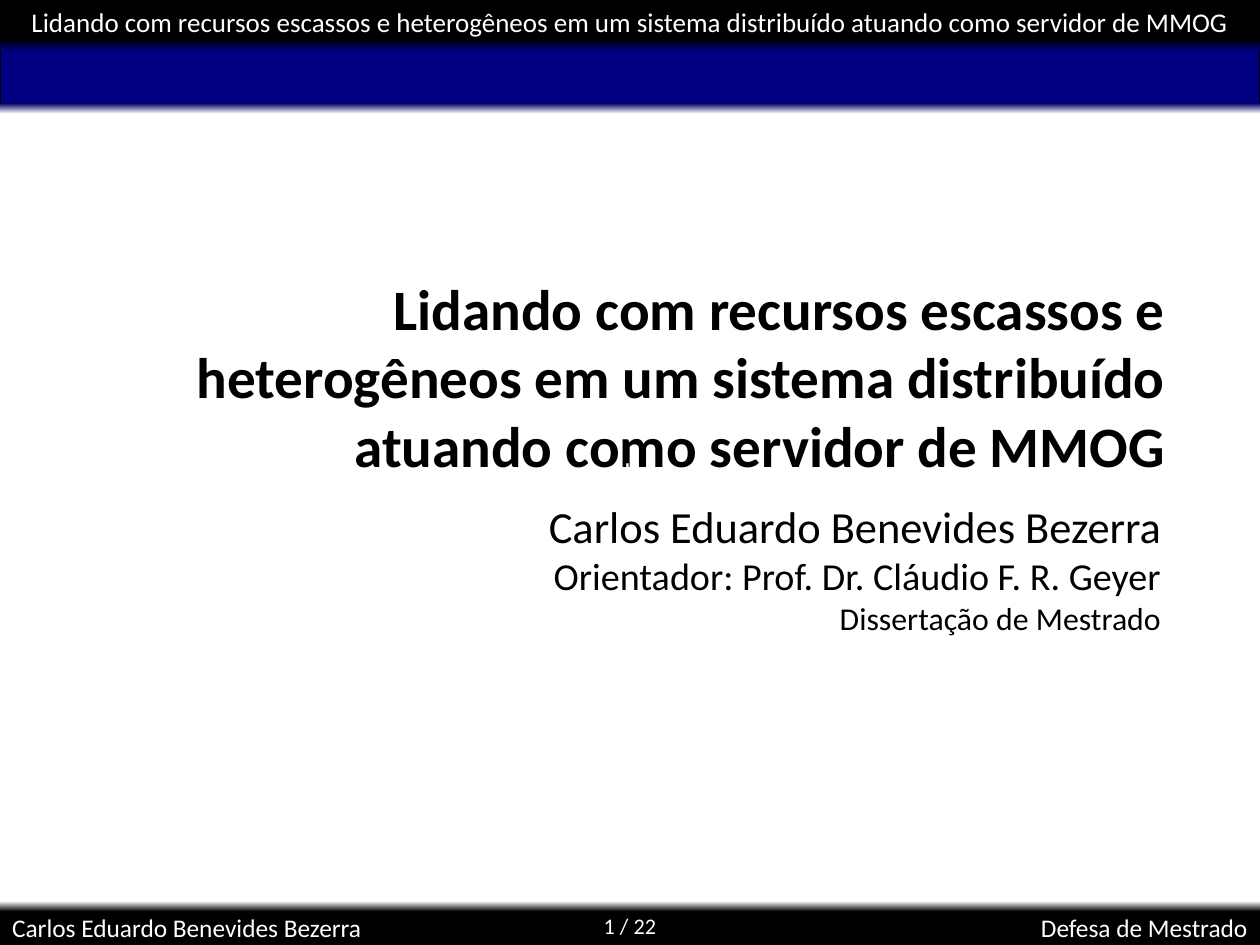
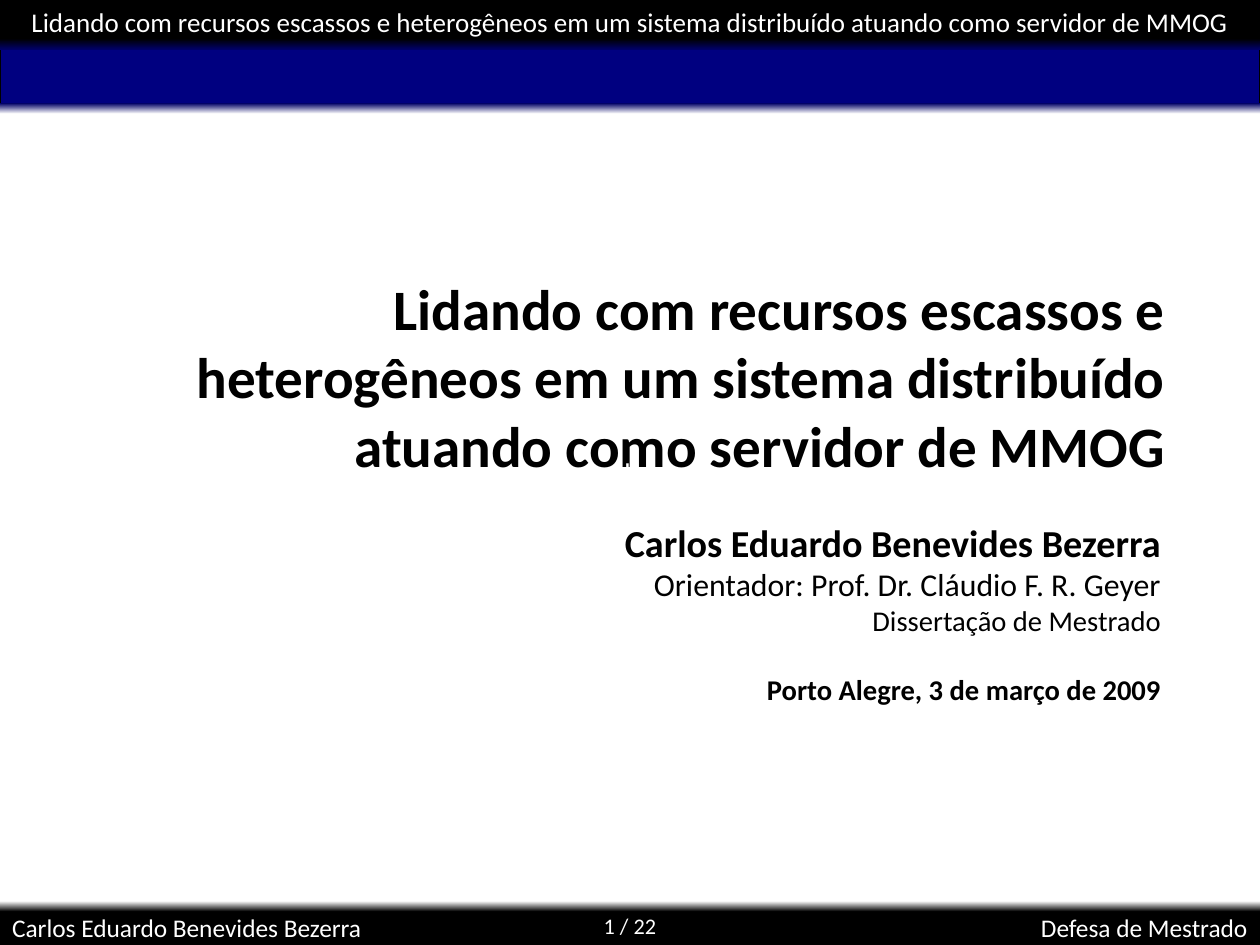
Before and after one commit to kdubezerra/kdubezerra, a slide deck: slide 1 of textos/dissertation/Diss_Defesa.ppt. Drawn at 1260x945 pixels with LibreOffice and Linux fonts; fonts in the diff are those of the drawing; background and template pictures are left out. Boxes give left, top, right and bottom in pixels: in the first picture for what was removed or moved away, otherwise in the second. Text is boxed around its words. In the diff, an @@ line names an element or a change of style, - is before the commit and + after.

```diff
--- a/textos/dissertation/Diss_Defesa.ppt
+++ b/textos/dissertation/Diss_Defesa.ppt
@@ subtitle "Carlos Eduardo Benevides Bezerra": place and size @@
-subtitle "Carlos Eduardo Benevides Bezerra" at (549, 512, 1161, 636)
+subtitle "Carlos Eduardo Benevides Bezerra" at (625, 530, 1161, 705)
@@ subtitle at (625, 530, 1161, 636): size 28 to 24 pt, bold on in "Carlos Eduardo Benevides Bezerra"; size 24 to 20 pt in "Orientador: Prof. Dr. Cláudio F. R. Geyer"; size 20 to 18 pt in "Dissertação de Mestrado" @@
@@ subtitle at (767, 680, 1161, 705): paragraph added @@
+Porto Alegre, 3 de março de 2009
```
Also in this commit, not shown: 4 other slides changed, 24 slides added, 7 slides removed, 19 other files.
